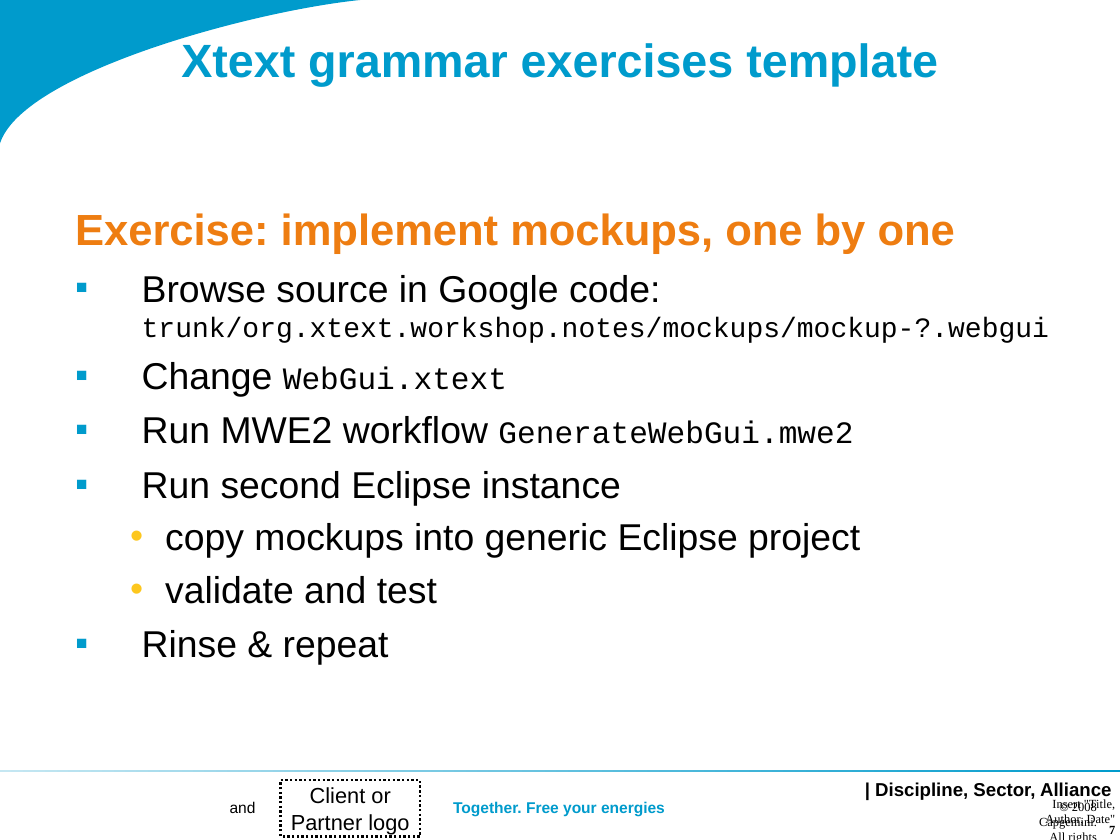
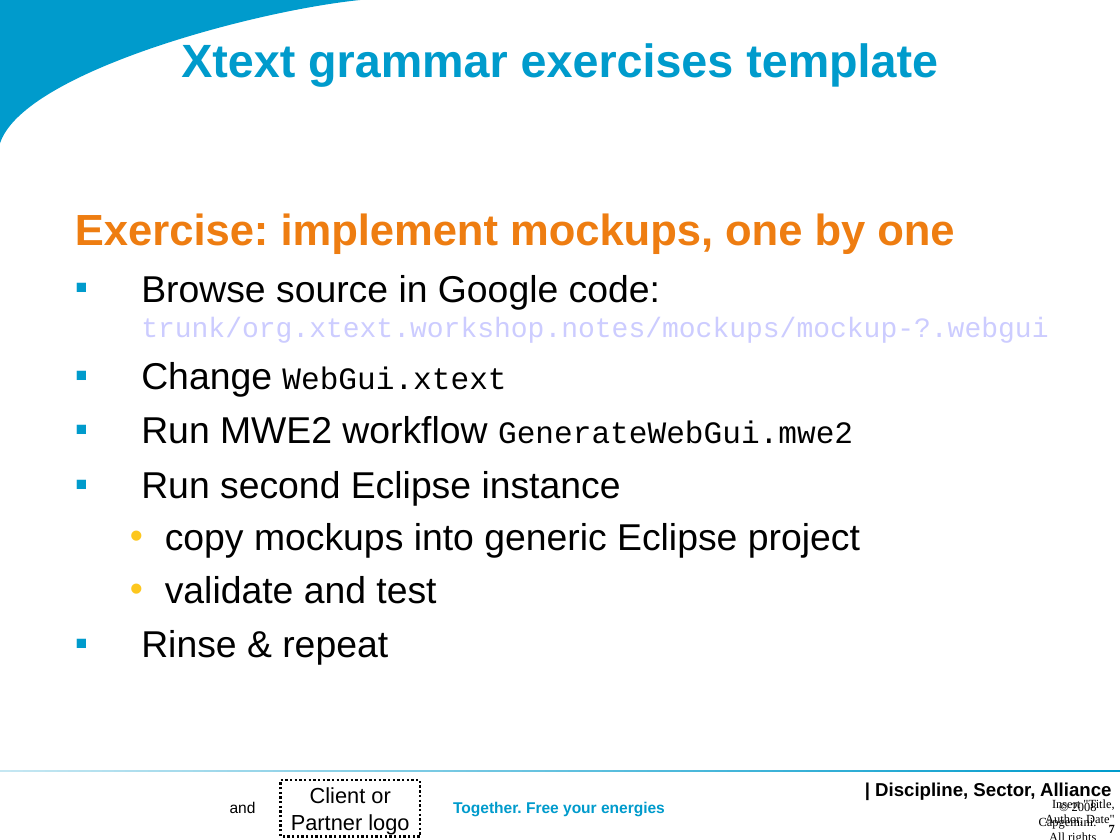
Before and after one commit to dslmeinte/xtext-workshop-code1, a slide deck: slide 7 of org.xtext.workshop.notes/sheets/Workshop 1.ppt. Drawn at 1120x840 pixels with LibreOffice and Linux fonts; fonts in the diff are those of the drawing; background and template pictures are left out. Boxes give left, top, right and bottom in pixels: in the first picture for what was removed or moved away, otherwise in the second. Text is boxed around its words. In the diff, an @@ line names an element or a change of style, - is before the commit and + after.

Commit message:
update of sheets after workshops

```diff
--- a/org.xtext.workshop.notes/sheets/Workshop 1.ppt
+++ b/org.xtext.workshop.notes/sheets/Workshop 1.ppt
@@ text "Exercise: implement mockups, one by ..." at [75,213,1048,665]: text colour #000000 to #CCCCFF in "trunk/org.xtext.workshop.notes/mockups/mockup-?.webgui"; indent changed @@
```
Also in this commit, not shown: 20 other slides changed, 3 slides added, 1 slide removed, 1 other file.
